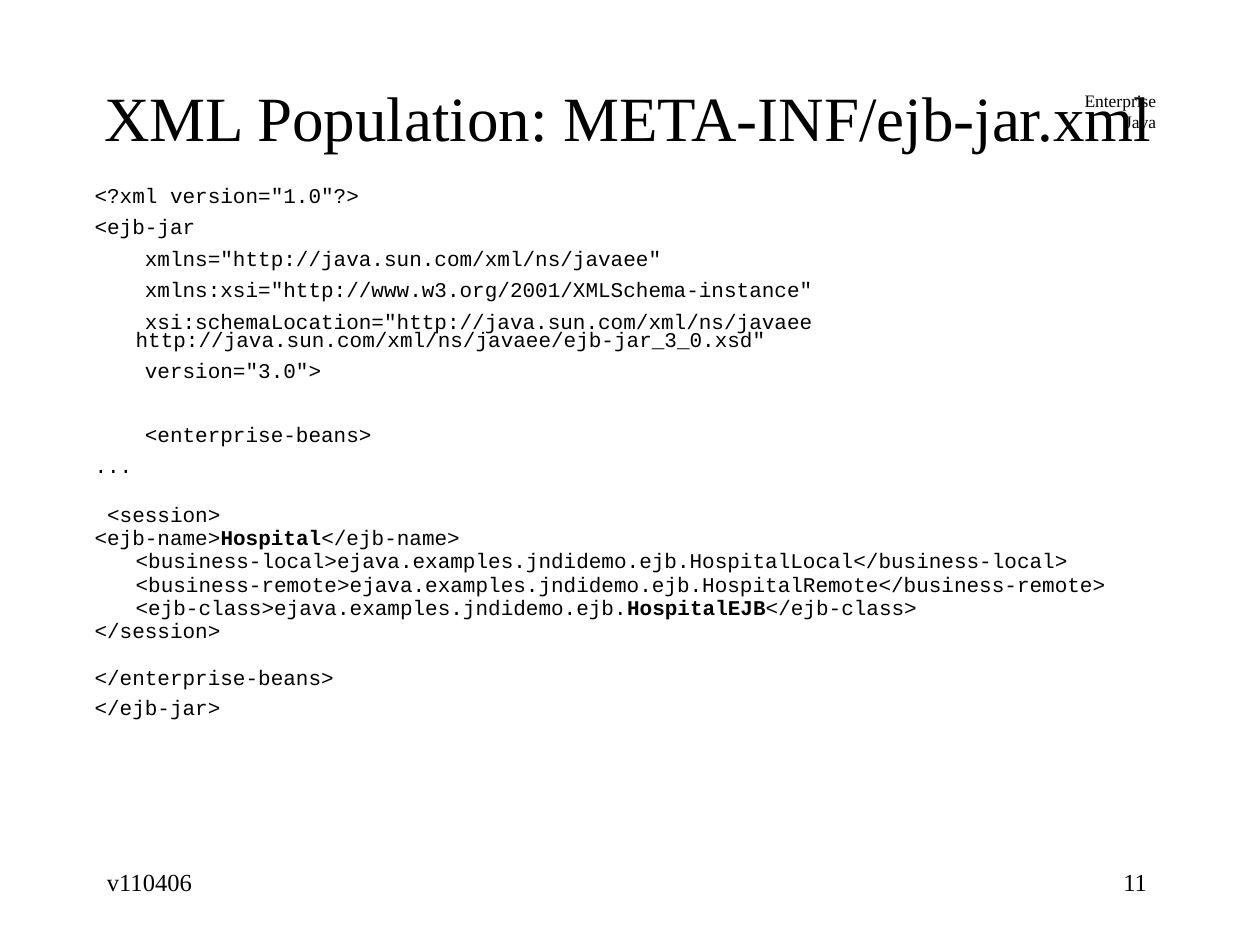
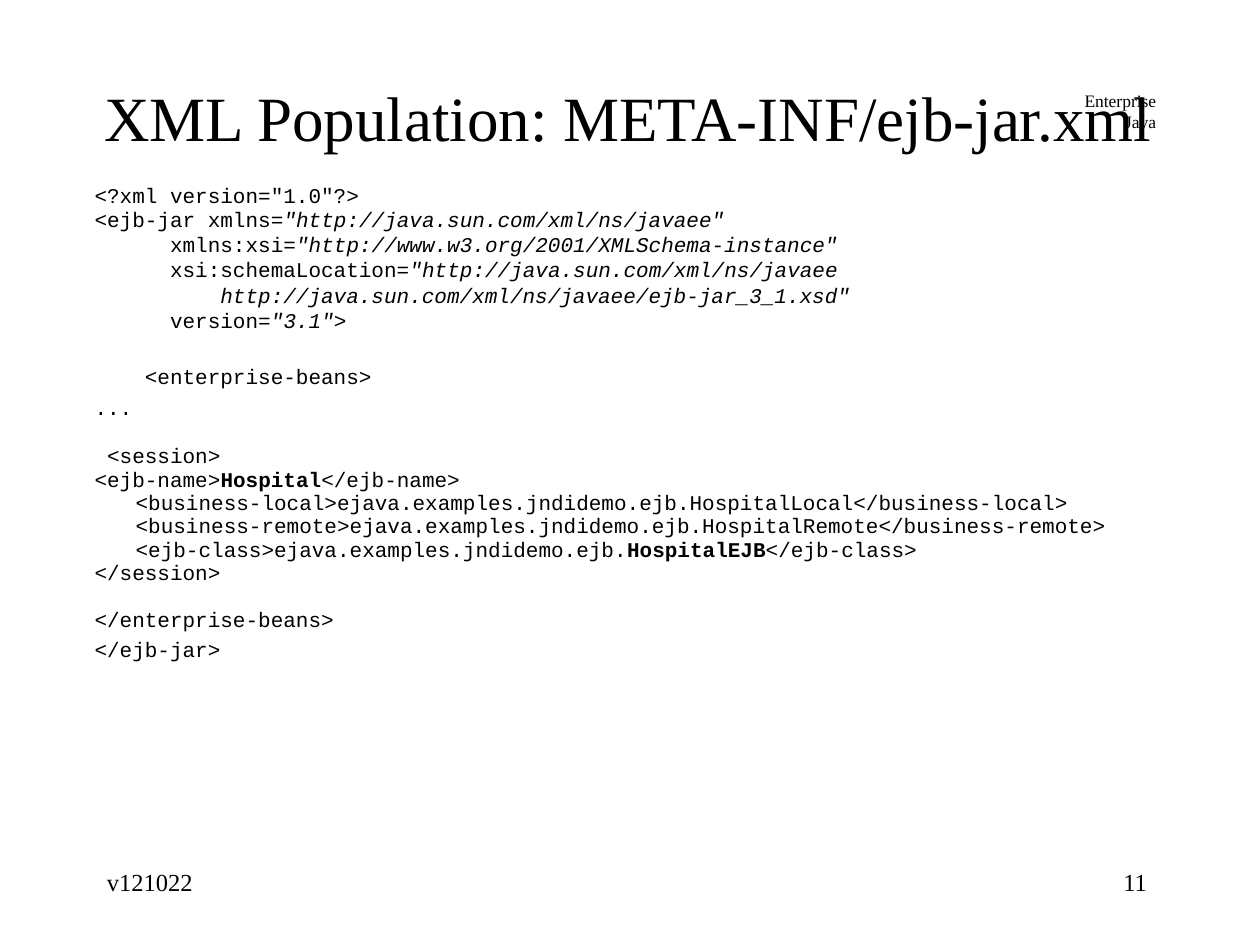
Before and after one commit to jcstaff/ejava-javaee, a slide deck: slide 11 of jndiDemo/src/site/resources/lectures/jndiENC.ppt. Drawn at 1260x945 pixels with LibreOffice and Linux fonts; fonts in the diff are those of the drawing. Boxes give left, top, right and bottom in pixels: in the first picture for what was removed or moved away, otherwise in the second. Text is boxed around its words. In the diff, an @@ line names an element or a change of style, - is before the commit and + after.

```diff
--- a/jndiDemo/src/site/resources/lectures/jndiENC.ppt
+++ b/jndiDemo/src/site/resources/lectures/jndiENC.ppt
@@ text at box(94, 212, 724, 232): text changed; italic on @@
-<ejb-jar
-xmlns="http://java.sun.com/xml/ns/javaee"
+<ejb-jar xmlns="http://java.sun.com/xml/ns/javaee"
@@ text at box(170, 237, 838, 257): italic on in "xmlns:xsi="http://www.w3.org/2001/XMLSchema-instance""; line spacing 0.7 to 1; less space between paragraphs @@
@@ text at box(170, 263, 850, 329): text changed; italic on @@
-xsi:schemaLocation="http://java.sun.com/xml/ns/javaee http://java.sun.com/xml/ns/javaee/ejb-jar_3_0.xsd"
-version="3.0">
+xsi:schemaLocation="http://java.sun.com/xml/ns/javaee
+http://java.sun.com/xml/ns/javaee/ejb-jar_3_1.xsd"
+version="3.1">
@@ text at box(107, 874, 193, 892): text changed @@
-v110406
+v121022
```
Also in this commit, not shown: 23 other slides changed, 12 slides added, 1 slide removed.
